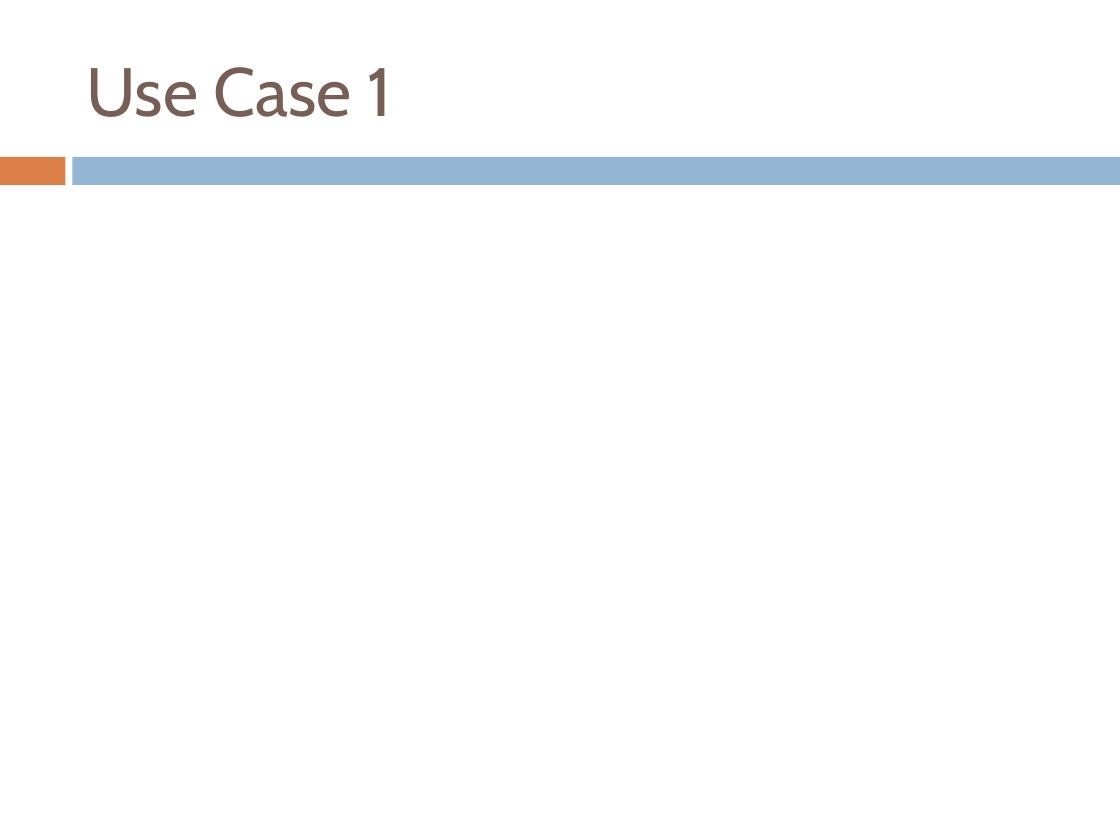
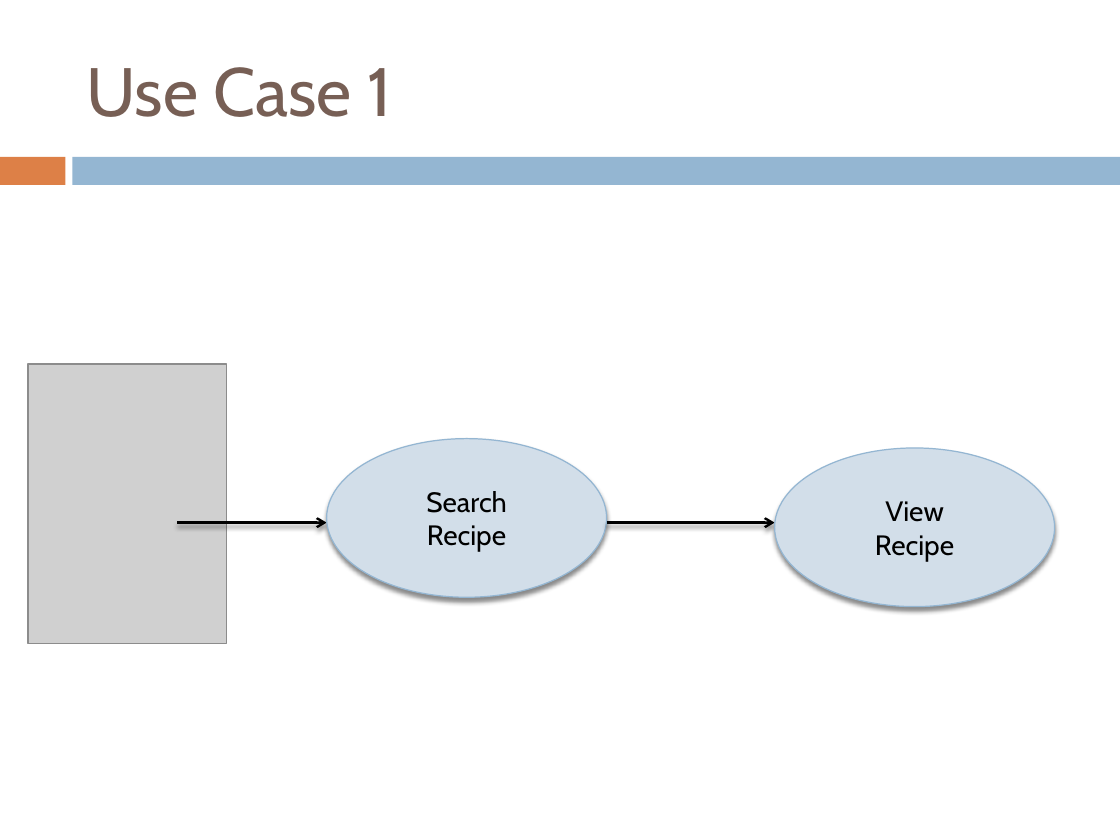
Before and after one commit to CS3365-01/PowerPoints, a slide deck: slide 6 of Product Architecture.pptx. Drawn at 1120x840 pixels with LibreOffice and Linux fonts; fonts in the diff are those of the drawing; grey boxes stand for pictures. Boxes give left, top, right and bottom in pixels: in the first picture for what was removed or moved away, otherwise in the second. Text is boxed around its words. In the diff, an @@ line names an element or a change of style, - is before the commit and + after.

Commit message:
Added use case to pp.

```diff
--- a/Product Architecture.pptx
+++ b/Product Architecture.pptx
@@ picture added at [28,364,226,644] @@
@@ ellipse added at [327,439,607,598], fill #D2DEEA, outline #94B6D2 0.79 pt, 18 pt, text #000000 @@
+Search
+Recipe
@@ ellipse added at [775,448,1055,607], fill #D2DEEA, outline #94B6D2 0.79 pt, 18 pt, text #000000 @@
+View
+Recipe
@@ arrow added from (177, 523) to (327, 523), #000000 1.5 pt @@
@@ arrow added from (607, 523) to (775, 523), #000000 1.5 pt @@
```
Also in this commit, not shown: 1 other slide changed.
